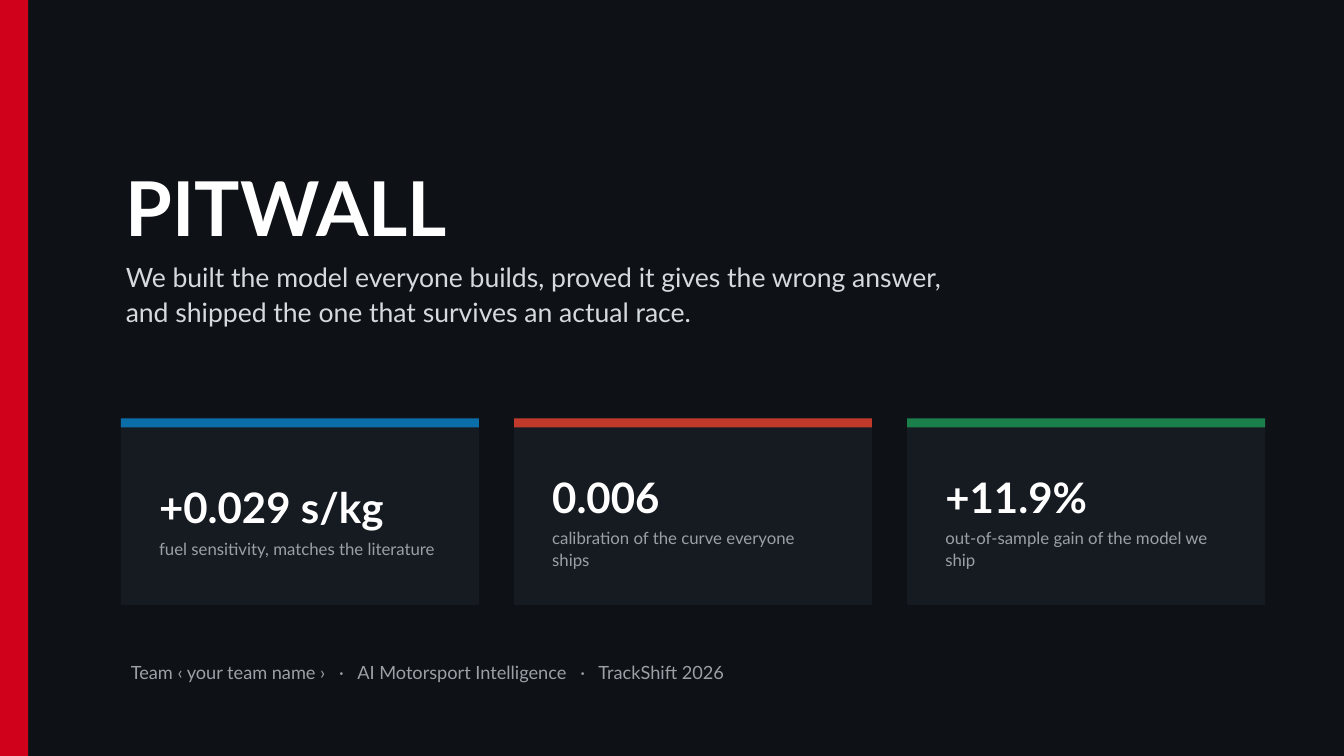
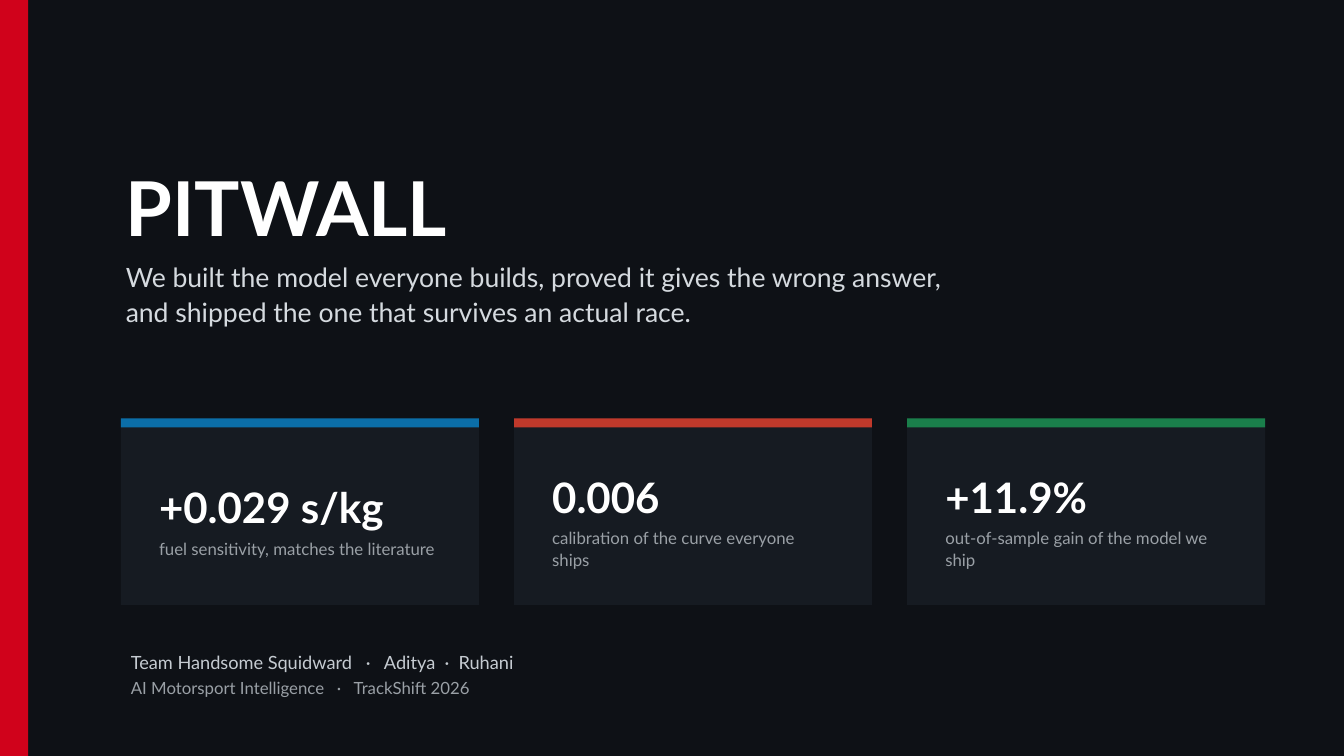
Before and after one commit to OptimistOtaku/trackshift-26, a slide deck: slide 12 of artifacts/PITWALL_TrackShift2026.pptx. Drawn at 1344x756 pixels with LibreOffice and Linux fonts; fonts in the diff are those of the drawing. Boxes give left, top, right and bottom in pixels: in the first picture for what was removed or moved away, otherwise in the second. Text is boxed around its words. In the diff, an @@ line names an element or a change of style, - is before the commit and + after.

```diff
--- a/artifacts/PITWALL_TrackShift2026.pptx
+++ b/artifacts/PITWALL_TrackShift2026.pptx
@@ text at (131,655,514,697): text changed; size 13 to 12 pt @@
-Team ‹ your team name › · AI Motorsport Intelligence · TrackShift 2026
+Team Handsome Squidward · Aditya · Ruhani
+AI Motorsport Intelligence · TrackShift 2026
```
Also in this commit, not shown: 1 other slide changed, 2 other files.
